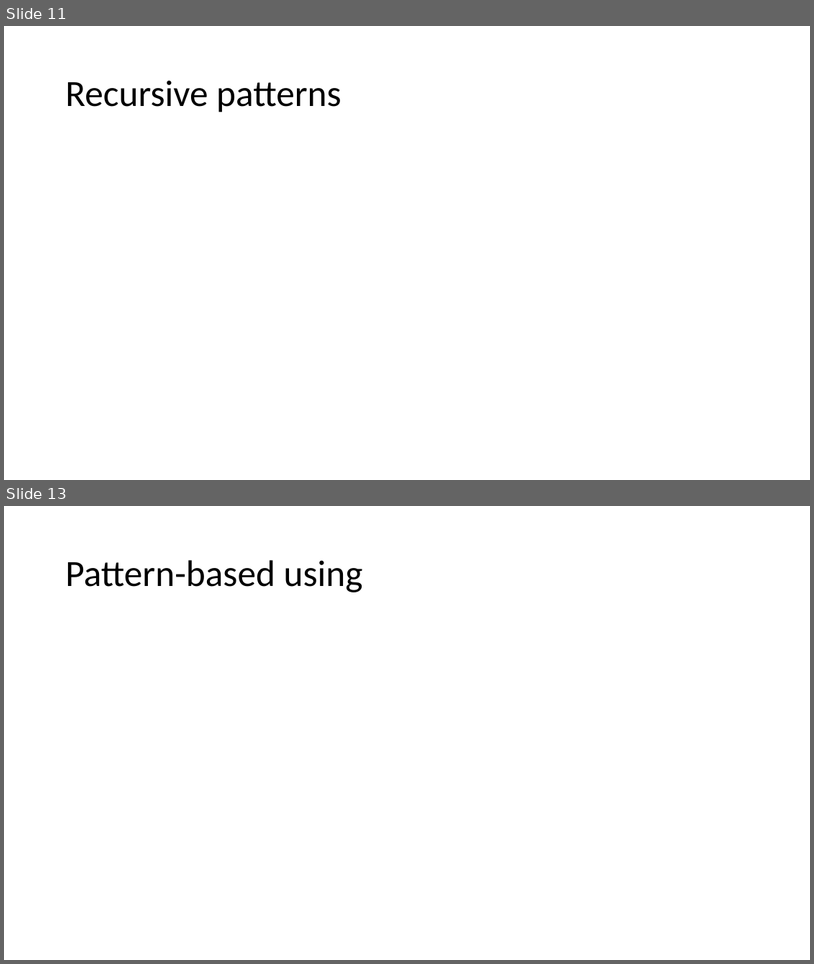
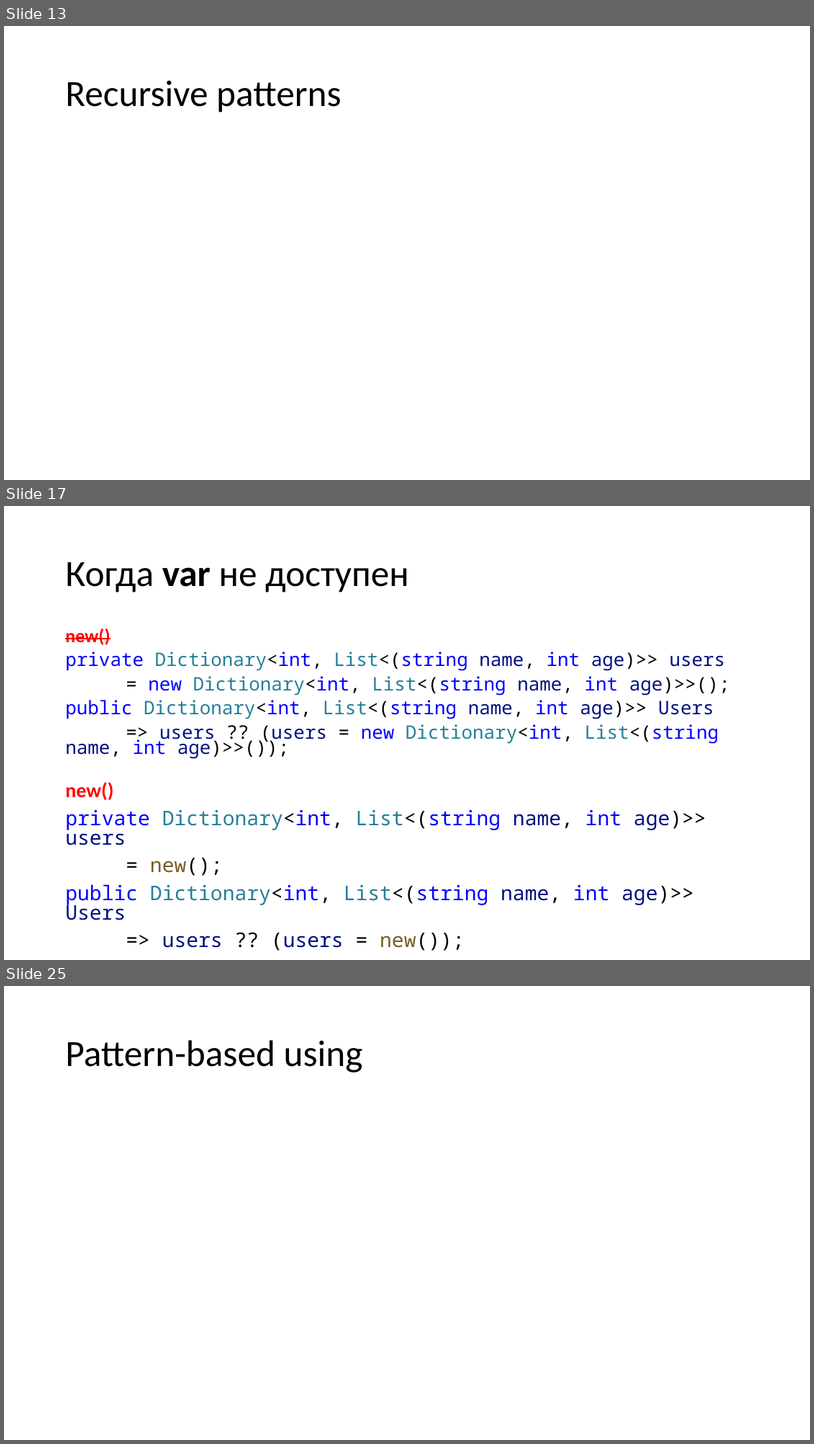
Before and after one commit to kugushev/presentations, a slide deck: Presentation.pptx. Shown one above the other, each under a label of ours: slides 11 and 13 before the commit, slides 13, 17 and 25 after it; the slides between them are not shown. The pictures are 814x964 and 814x1444 pixels, drawn with LibreOffice and Linux fonts; fonts in the diff are those of the drawing. Boxes give left, top, right and bottom in pixels: in the first picture for what was removed or moved away, otherwise in the second. Text is boxed around its words. In the diff, an @@ line names an element or a change of style, - is before the commit and + after.

```diff
--- a/Presentation.pptx
+++ b/Presentation.pptx
@@ slide 17 added at (x1=4, y1=506, x2=810, y2=960), background #FFFFFF @@
@@ title added at (x1=65, y1=562, x2=409, y2=592), 44 pt, text #000000 @@
+Когда var не доступен
@@ text added at (x1=65, y1=628, x2=730, y2=759), 22.2 pt, text #0000FF @@
+new()
+private Dictionary<int, List<(string name, int age)>> users
+= new Dictionary<int, List<(string name, int age)>>();
+public Dictionary<int, List<(string name, int age)>> Users
+=> users ?? (users = new Dictionary<int, List<(string name, int age)>>());
@@ text added at (x1=65, y1=782, x2=707, y2=950), 24 pt, text #0000FF @@
+new()
+private Dictionary<int, List<(string name, int age)>> users
+= new();
+public Dictionary<int, List<(string name, int age)>> Users
+=> users ?? (users = new());
@@ what was slide 11 is now slide 13 @@
@@ what was slide 13 is now slide 25 @@
```
Also in this commit, not shown: 1 slide changed, 11 other slides added, 2 other files.
